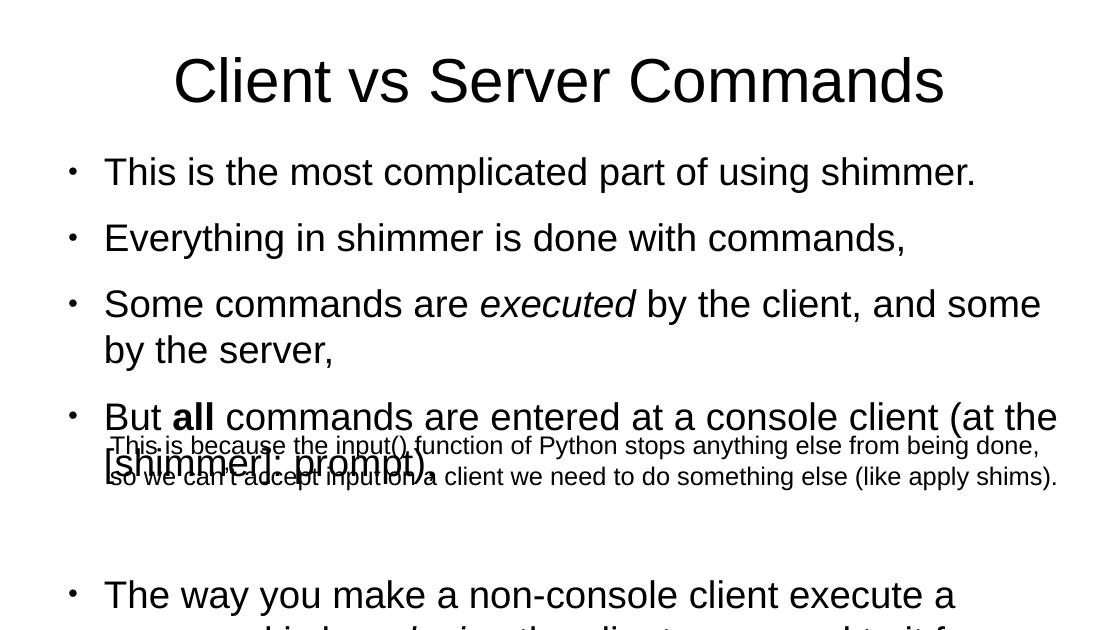
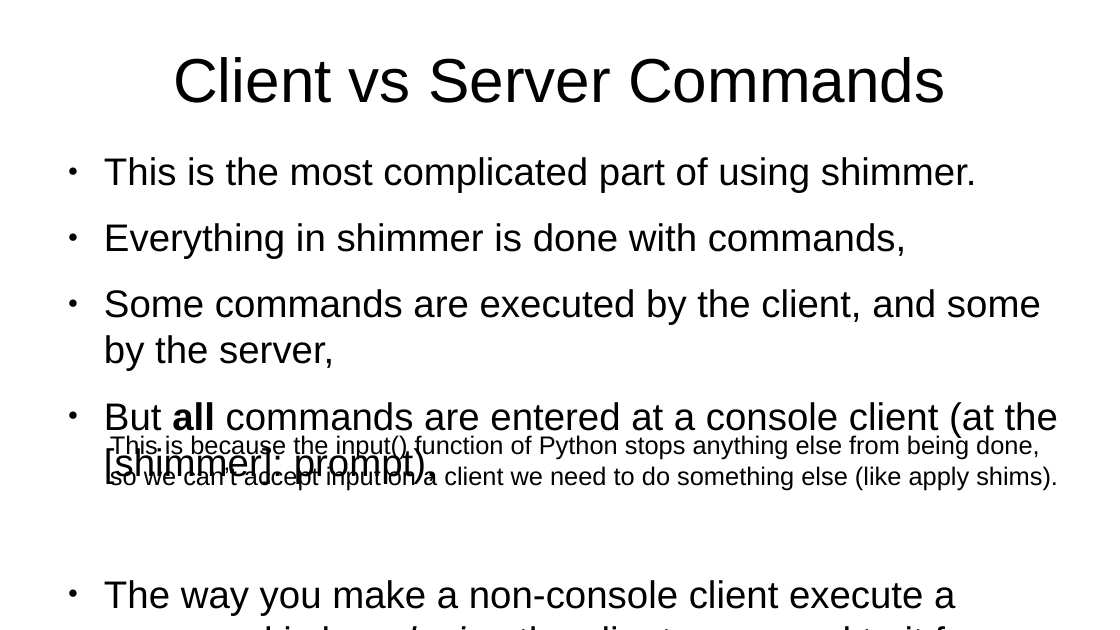
Before and after one commit to seventeenmagpie/skope-mrshim, a slide deck: slide 30 of shimmer/docs/user_guide_with_images.odp. Drawn at 1120x630 pixels with LibreOffice and Linux fonts; fonts in the diff are those of the drawing. Boxes give left, top, right and bottom in pixels: in the first picture for what was removed or moved away, otherwise in the second. Text is boxed around its words. In the diff, an @@ line names an element or a change of style, - is before the commit and + after.

```diff
--- a/shimmer/docs/user_guide_with_images.odp
+++ b/shimmer/docs/user_guide_with_images.odp
@@ text at (104, 289, 1041, 371): italic off in "executed" @@
```
Also in this commit, not shown: 2 other slides changed, 9 other files.
